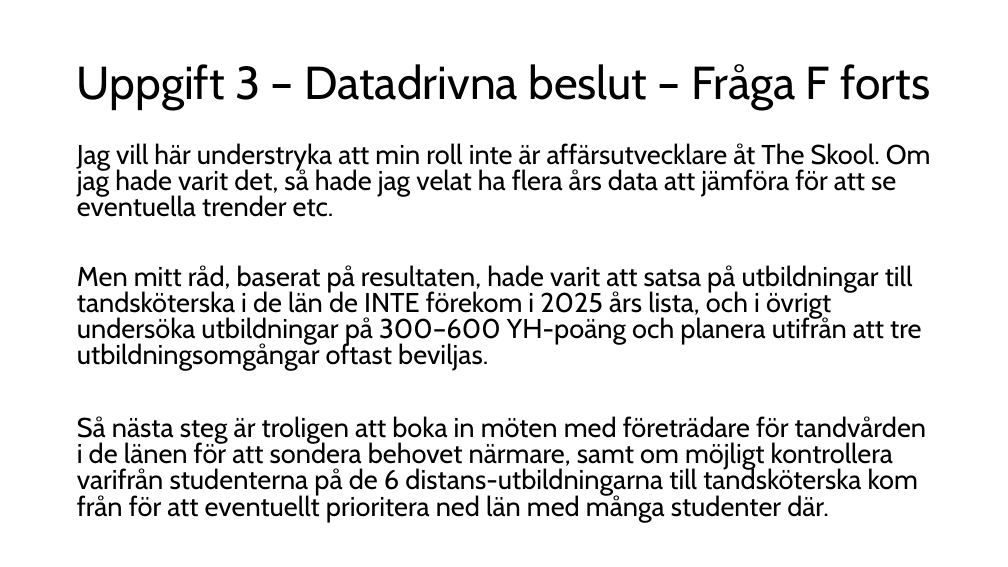
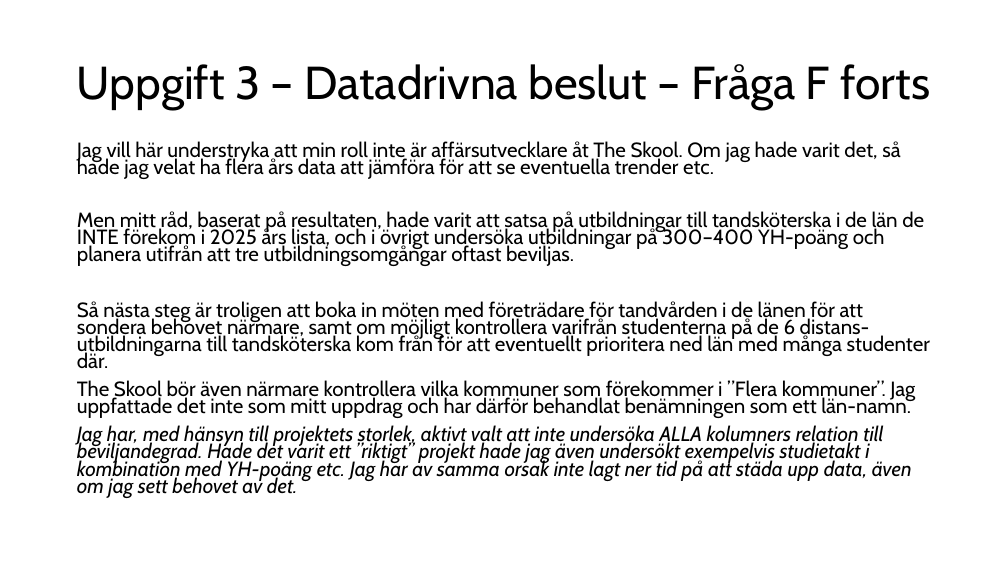
Before and after one commit to dosselicious/the_skool_jens_dossel, a slide deck: slide 20 of The Skool - Jens Dossel.pptx. Drawn at 1008x567 pixels with LibreOffice and Linux fonts; fonts in the diff are those of the drawing. Boxes give left, top, right and bottom in pixels: in the first picture for what was removed or moved away, otherwise in the second. Text is boxed around its words. In the diff, an @@ line names an element or a change of style, - is before the commit and + after.

Commit message:
ppt uppdaterad och även sparad som pdf

```diff
--- a/The Skool - Jens Dossel.pptx
+++ b/The Skool - Jens Dossel.pptx
@@ text at <box>77,141,930,368</box>: size 25.9 to 19.6 pt in "Jag vill här understryka att min roll ...", "Så nästa steg är troligen att boka ..."; line spacing 0.8 to 0.7 @@
@@ text at <box>77,211,924,266</box>: text changed; size 25.9 to 19.6 pt @@
-Men mitt råd, baserat på resultaten, hade varit att satsa på utbildningar till tandsköterska i de län de INTE förekom i 2025 års lista, och i övrigt undersöka utbildningar på 300–600 YH-poäng och planera utifrån att tre utbildningsomgångar oftast beviljas.
+Men mitt råd, baserat på resultaten, hade varit att satsa på utbildningar till tandsköterska i de län de INTE förekom i 2025 års lista, och i övrigt undersöka utbildningar på 300–400 YH-poäng och planera utifrån att tre utbildningsomgångar oftast beviljas.
@@ text at <box>77,380,915,498</box>: paragraphs added @@
+The Skool bör även närmare kontrollera vilka kommuner som förekommer i ”Flera kommuner”. Jag uppfattade det inte som mitt uppdrag och har därför behandlat benämningen som ett län-namn.
+Jag har, med hänsyn till projektets storlek, aktivt valt att inte undersöka ALLA kolumners relation till beviljandegrad. Hade det varit ett ”riktigt” projekt hade jag även undersökt exempelvis studietakt i kombination med YH-poäng etc. Jag har av samma orsak inte lagt ner tid på att städa upp data, även om jag sett behovet av det.
```
Also in this commit, not shown: 3 slides added, 1 other file.
